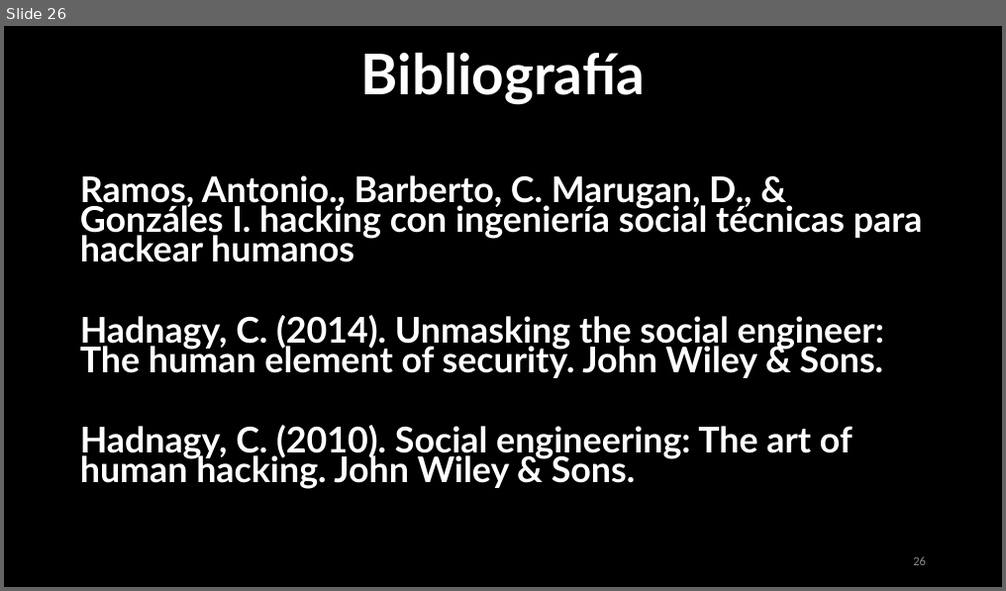
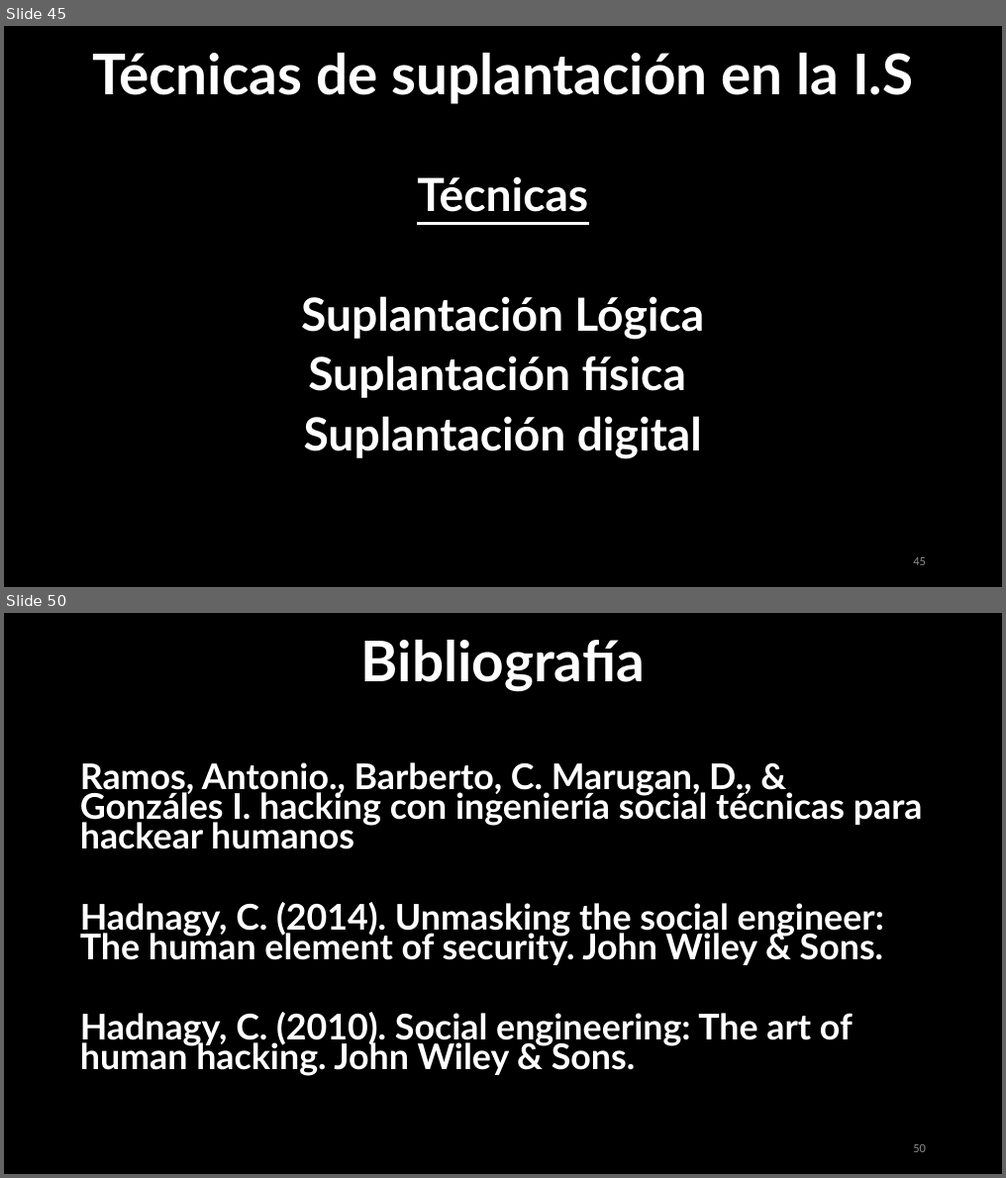
Before and after one commit to urcuqui/WhiteHat, a slide deck: My courses/Club Hack1ng/Social Engineering/2018-2/sesion1.pptx. Shown one above the other, each under a label of ours: slide 26 before the commit, slides 45 and 50 after it; the slides between them are not shown. The pictures are 1006x591 and 1006x1178 pixels, drawn with LibreOffice and Linux fonts; fonts in the diff are those of the drawing. Boxes give left, top, right and bottom in pixels: in the first picture for what was removed or moved away, otherwise in the second. Text is boxed around its words. In the diff, an @@ line names an element or a change of style, - is before the commit and + after.

```diff
--- a/My courses/Club Hack1ng/Social Engineering/2018-2/sesion1.pptx
+++ b/My courses/Club Hack1ng/Social Engineering/2018-2/sesion1.pptx
@@ slide 45 added at (4,26,1002,587), background #000000 @@
@@ text added at (92,53,913,104), 54 pt, text #FFFFFF, bold @@
+Técnicas de suplantación en la I.S
@@ text added at (301,176,704,459), 44 pt, text #FFFFFF, bold @@
+Técnicas
+Suplantación Lógica
+Suplantación física
+Suplantación digital
@@ page number added at (913,558,926,566), 12 pt, text #8C8C8C @@
+45
@@ what was slide 26 is now slide 50 @@
@@ page number at (913,1145,926,1153): text changed @@
-26
+50
```
Also in this commit, not shown: 3 slides changed, 23 other slides added.
